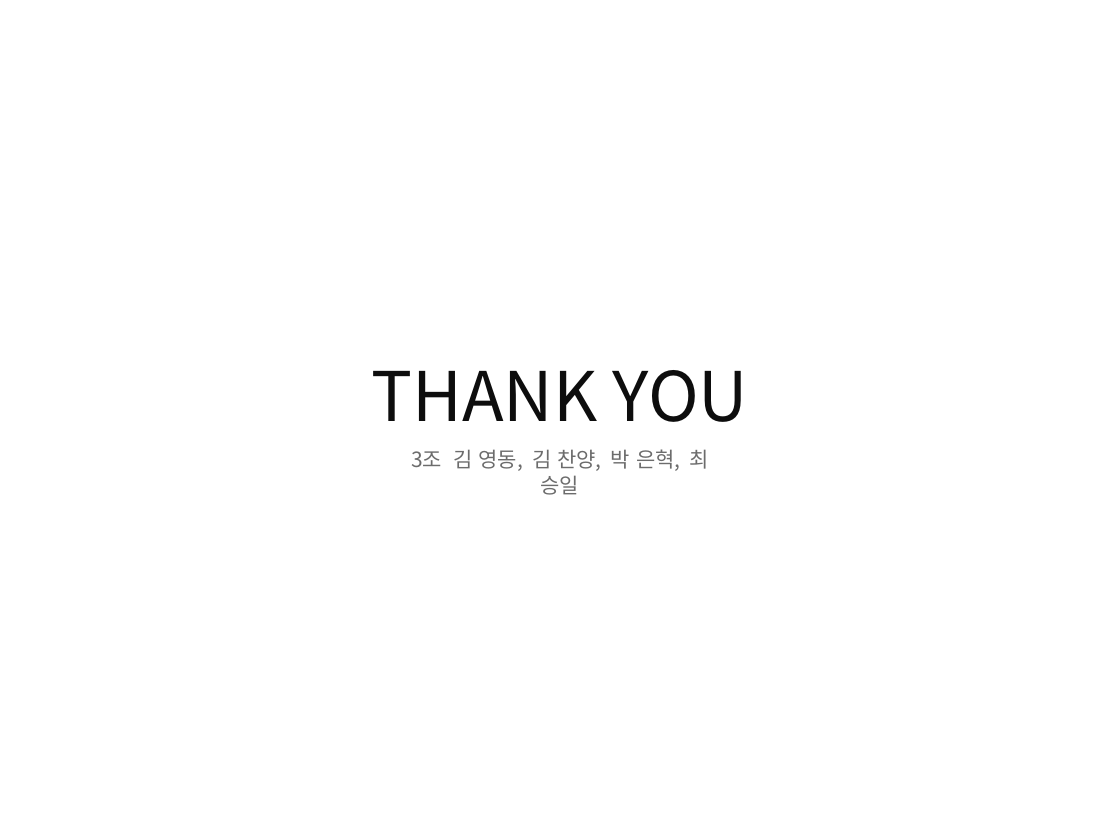
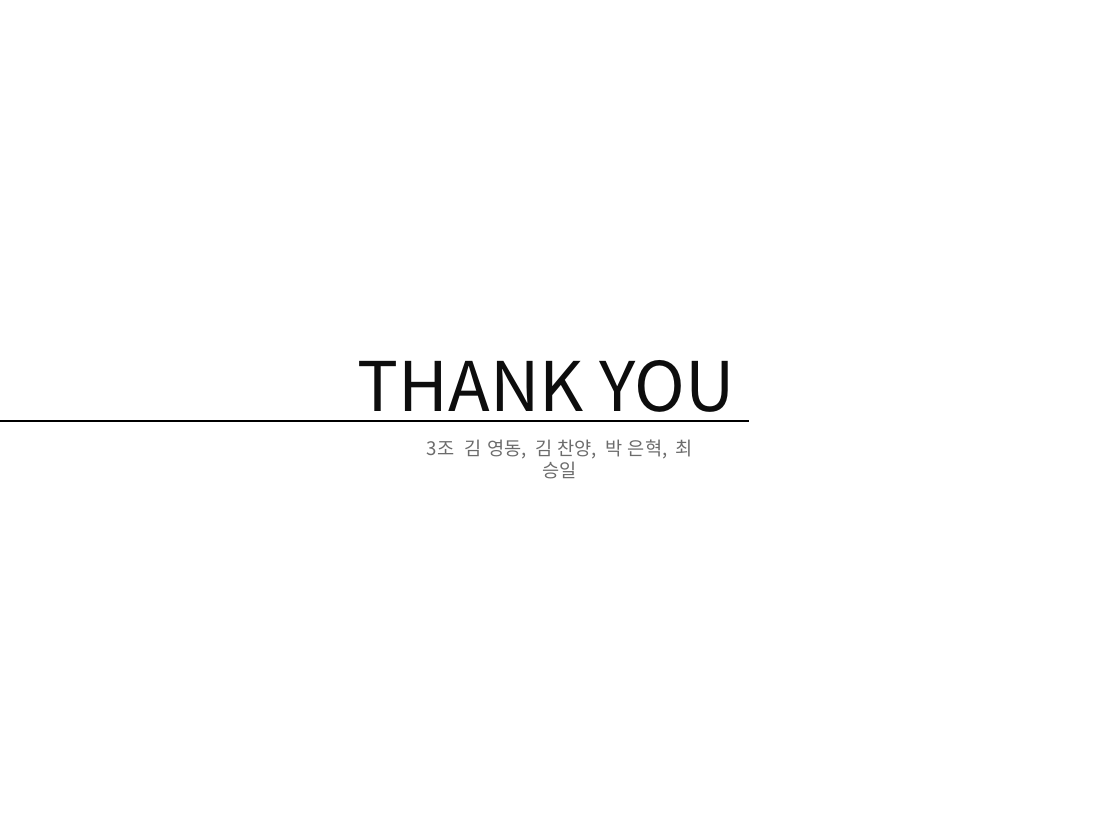
Before and after one commit to Peh9397/Distribution, a slide deck: slide 29 of Distribution.pptx (slide 32 before the commit). Drawn at 1120x840 pixels with LibreOffice and Linux fonts; fonts in the diff are those of the drawing. Boxes give left, top, right and bottom in pixels: in the first picture for what was removed or moved away, otherwise in the second. Text is boxed around its words. In the diff, an @@ line names an element or a change of style, - is before the commit and + after.

```diff
--- a/Distribution.pptx
+++ b/Distribution.pptx
@@ text "THANK YOU" rewrapped from box(371, 370, 748, 422) to box(358, 360, 734, 422) @@
@@ line added from (0, 421) to (748, 421), #000000 1.5 pt @@
@@ text "3조 김 영동, 김 찬양, ...": place and size @@
-text "3조 김 영동, 김 찬양, ..." at box(411, 449, 709, 495)
+text "3조 김 영동, 김 찬양, ..." at box(427, 439, 693, 479)
@@ text "3조 김 영동, 김 찬양, ..." at box(427, 439, 693, 479): size 13.5 to 12 pt @@
```
Also in this commit, not shown: 14 other slides changed, 2 slides removed.
